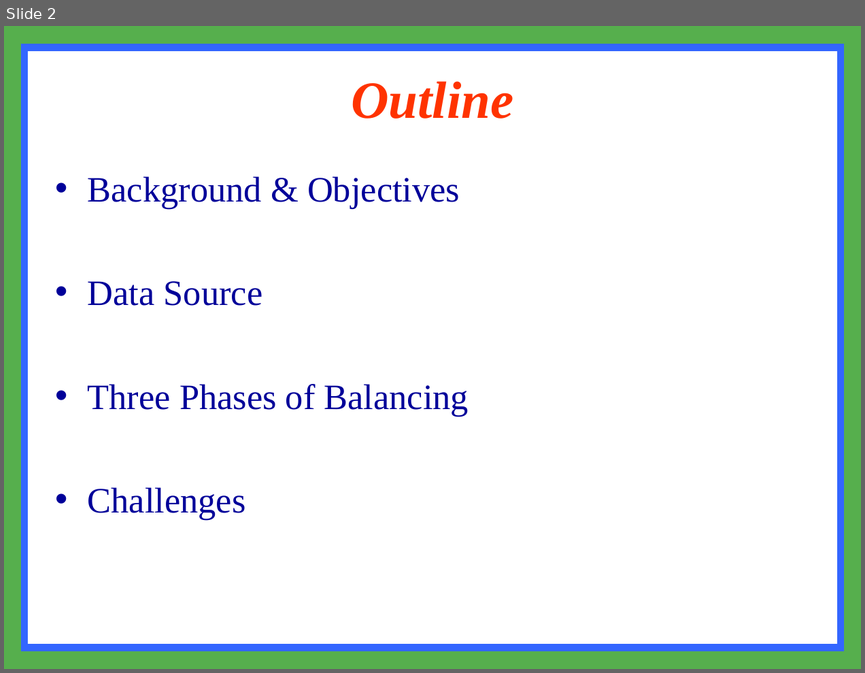
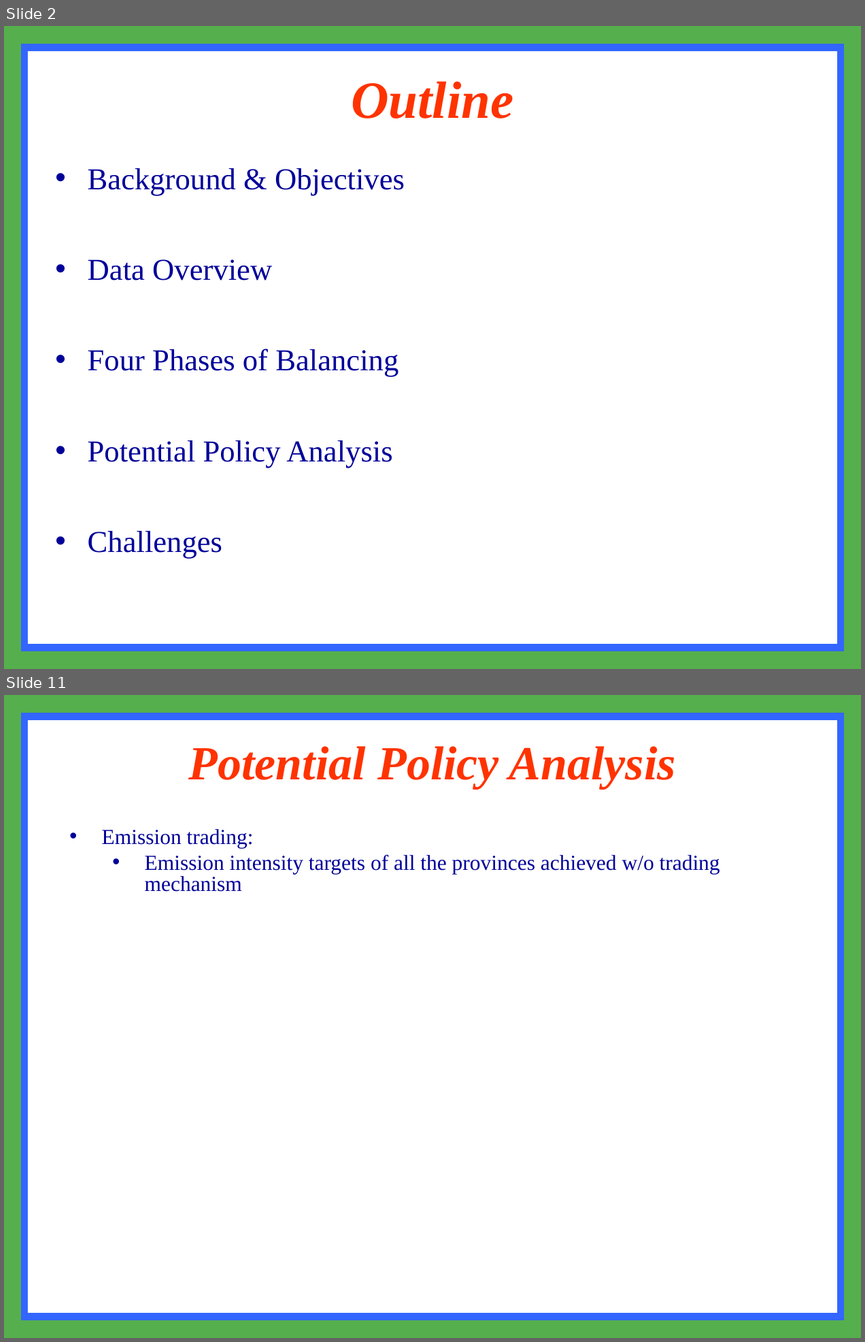
Before and after one commit to zhangda1021/data, a slide deck: data preparation.ppt. Shown one above the other, each under a label of ours: slide 2 before the commit, slides 2 and 11 after it; the slides between them are not shown. The pictures are 865x673 and 865x1342 pixels, drawn with LibreOffice and Linux fonts; fonts in the diff are those of the drawing. Boxes give left, top, right and bottom in pixels: in the first picture for what was removed or moved away, otherwise in the second. Text is boxed around its words. In the diff, an @@ line names an element or a change of style, - is before the commit and + after.

```diff
--- a/data preparation.ppt
+++ b/data preparation.ppt
@@ slide 11 added at bbox=[4, 695, 861, 1338], background #FFFFFF; not listed: 2 template elements that a slide beside it also shows @@
@@ title added at bbox=[189, 746, 676, 788], 40 pt, text #FF3300, bold, italic @@
+Potential Policy Analysis
@@ text added at bbox=[102, 829, 720, 892], 18 pt, text #000099 @@
+• Emission trading:
+  • Emission intensity targets of all the provinces achieved w/o trading mechanism
@@ slide 2 changed as well @@
@@ text "Background & Objectives": place and size @@
-text "Background & Objectives" at bbox=[88, 176, 469, 520]
+text "Background & Objectives" at bbox=[88, 168, 405, 558]
@@ text at bbox=[88, 168, 405, 558]: size 30 to 25.5 pt in "Background & Objectives", "Challenges" @@
@@ text at bbox=[88, 259, 398, 467]: text changed; size 30 to 25.5 pt @@
-• Data Source
-• Three Phases of Balancing
+• Data Overview
+• Four Phases of Balancing
+• Potential Policy Analysis
```
Also in this commit, not shown: 2 other slides changed, 8 other slides added, 20 slides removed, 4 other files.
